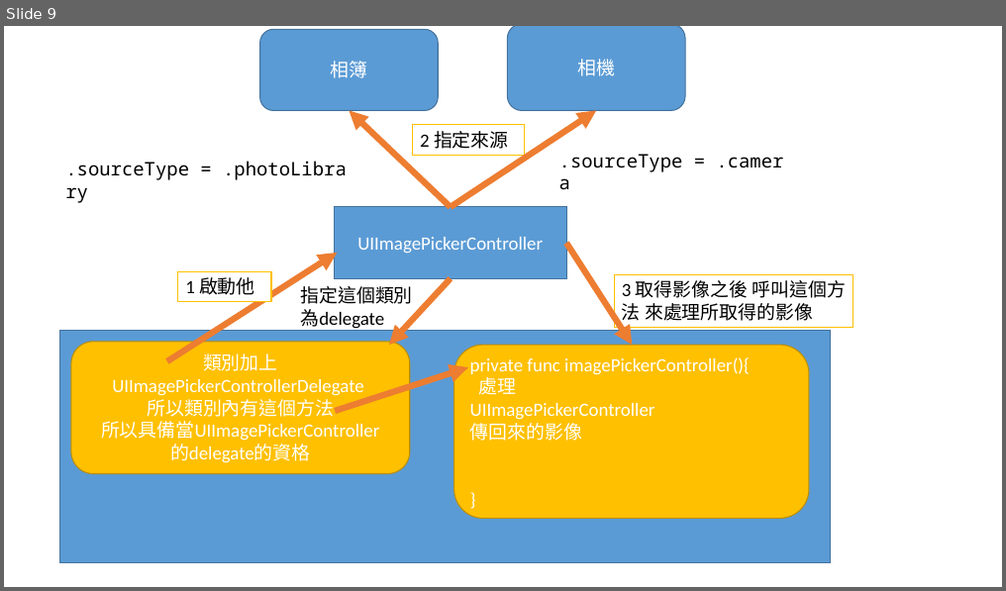
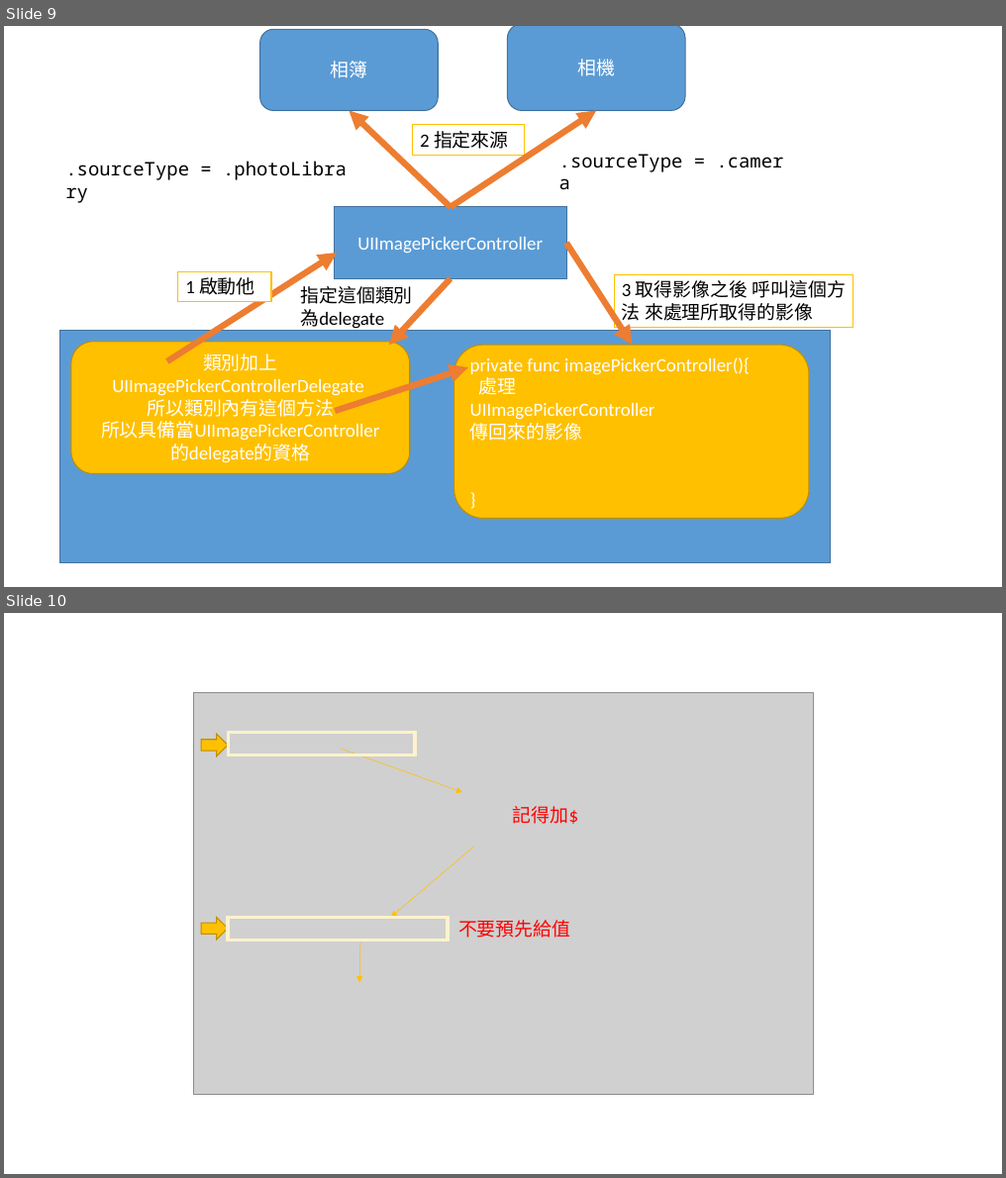
Before and after one commit to taai2021/iosdev, a slide deck: 簡報1.pptx. Shown one above the other, each under a label of ours: slide 9 before the commit, slides 9 and 10 after it. The pictures are 1006x591 and 1006x1178 pixels, drawn with LibreOffice and Linux fonts; fonts in the diff are those of the drawing; grey boxes stand for pictures. Boxes give left, top, right and bottom in pixels: in the first picture for what was removed or moved away, otherwise in the second. Text is boxed around its words. In the diff, an @@ line names an element or a change of style, - is before the commit and + after.

```diff
--- a/簡報1.pptx
+++ b/簡報1.pptx
@@ slide 10 added at [4, 613, 1002, 1174], background #FFFFFF @@
@@ picture added at [193, 693, 813, 1095] @@
@@ right arrow added at [202, 734, 228, 756], fill #FFC000, outline #BD8E00 1 pt @@
@@ rectangle added at [229, 733, 415, 756], outline #FFF2CC 3 pt @@
@@ arrow added from (341, 749) to (462, 792), #FFC000 0.5 pt @@
@@ text added at [513, 806, 578, 824], 18 pt, text #FF0000 @@
+記得加$
@@ arrow added from (474, 847) to (391, 918), #FFC000 0.5 pt @@
@@ right arrow added at [202, 918, 228, 940], fill #FFC000, outline #BD8E00 1 pt @@
@@ rectangle added at [228, 918, 448, 940], outline #FFF2CC 3 pt @@
@@ text added at [458, 920, 570, 938], 18 pt, text #FF0000 @@
+不要預先給值
@@ arrow added from (360, 940) to (359, 983), #FFC000 0.5 pt @@
```
Also in this commit, not shown: 1 other slide added, 9 other files.
